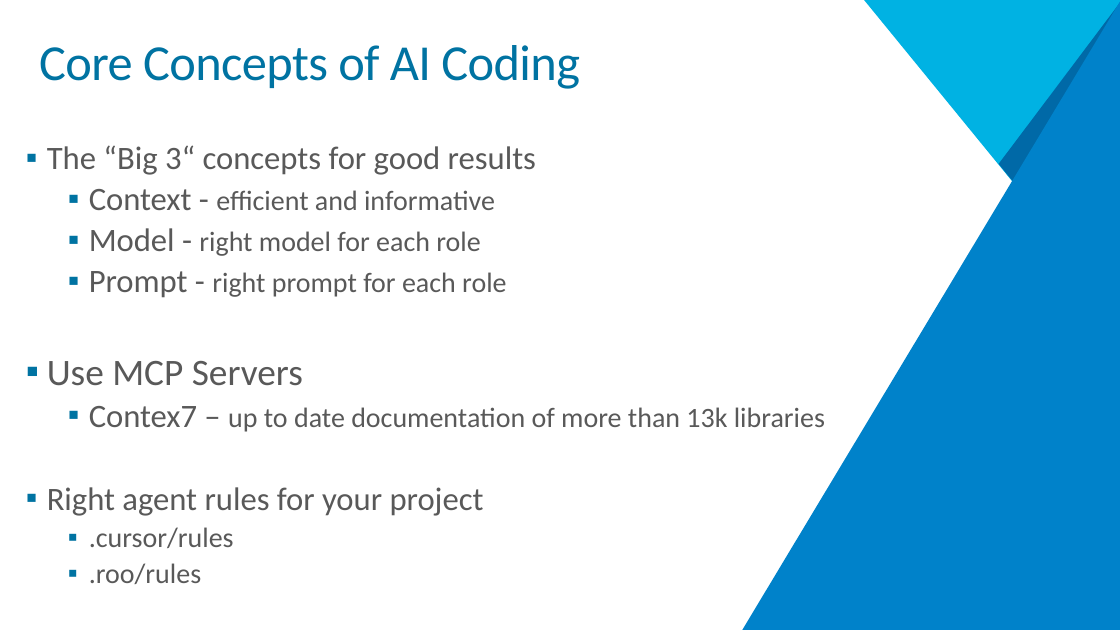
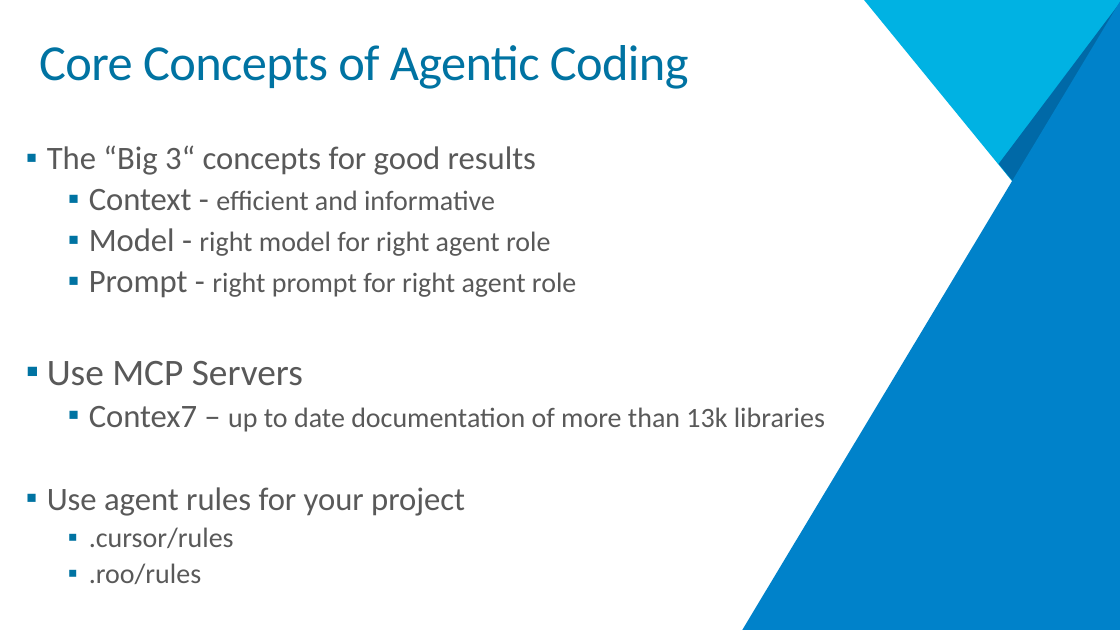
Before and after one commit to MarkG/architecture-next-2025, a slide deck: slide 7 of presentation/Vibe Coding.pptx (slide 6 before the commit). Drawn at 1120x630 pixels with LibreOffice and Linux fonts; fonts in the diff are those of the drawing; background and template pictures are left out. Boxes give left, top, right and bottom in pixels: in the first picture for what was removed or moved away, otherwise in the second. Text is boxed around its words. In the diff, an @@ line names an element or a change of style, - is before the commit and + after.

Commit message:
presentation - v3

```diff
--- a/presentation/Vibe Coding.pptx
+++ b/presentation/Vibe Coding.pptx
@@ title at <box>39,45,689,89</box>: text changed @@
-Core Concepts of AI Coding
+Core Concepts of Agentic Coding
@@ text at <box>89,228,576,298</box>: text changed @@
-  ▪ Model - right model for each role
-  ▪ Prompt - right prompt for each role
+  ▪ Model - right model for right agent role
+  ▪ Prompt - right prompt for right agent role
@@ text at <box>47,487,465,516</box>: text changed @@
-▪ Right agent rules for your project
+▪ Use agent rules for your project
```
Also in this commit, not shown: 4 other slides changed, 3 slides added, 1 slide removed.
